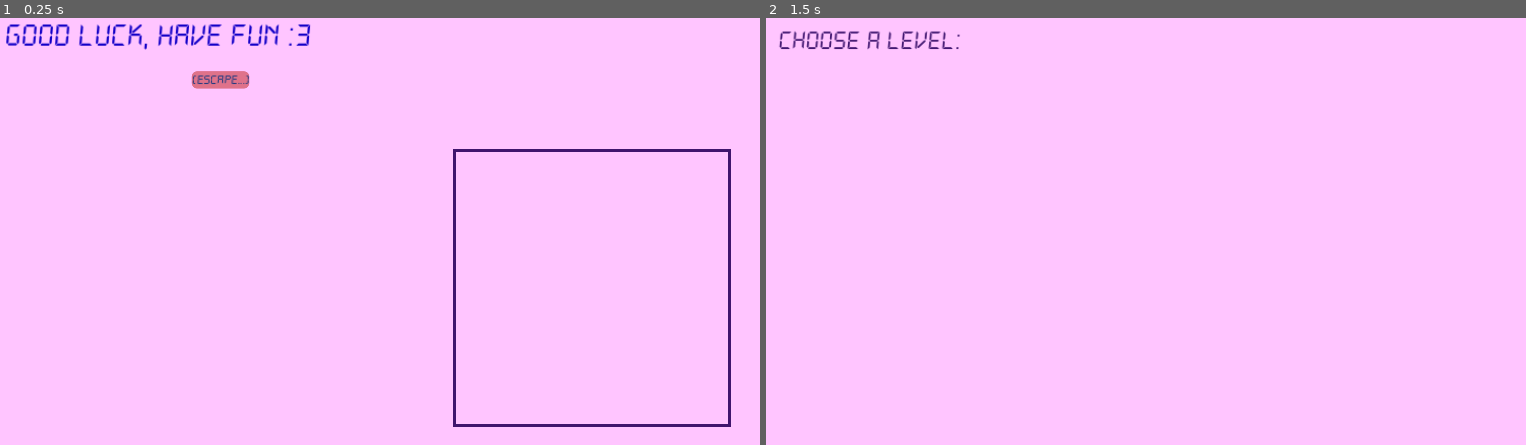
Above: before the commit, frames 1-2 (left to right).
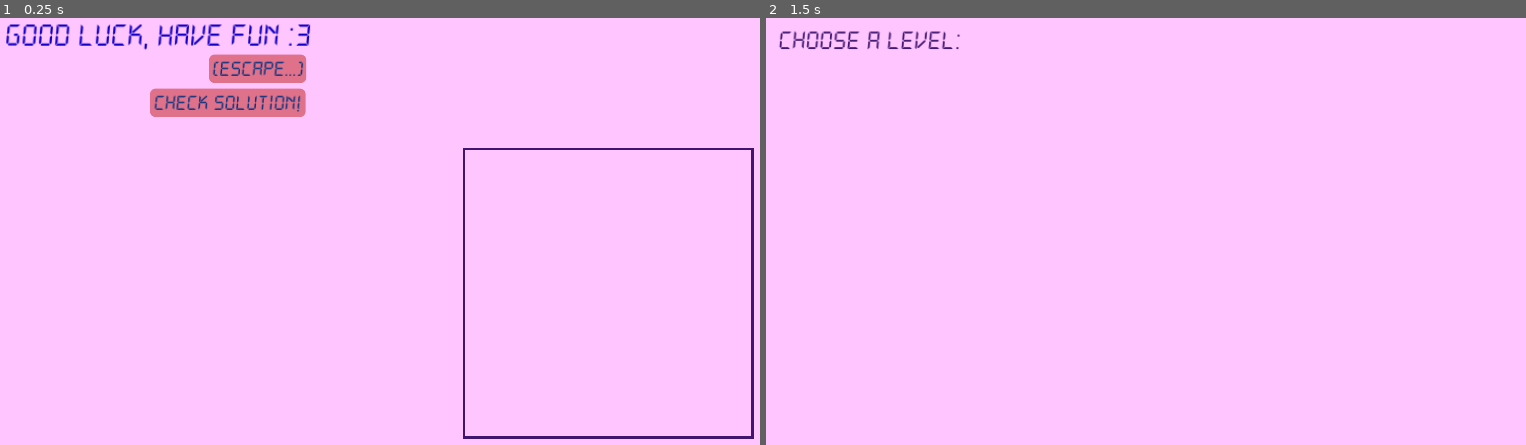
Above: after the commit, the same moments.

Repository: GriffinSpeidel/Nonogram
Game: Godot game, scene res://scenes/main.tscn
Two runs of this game, one before a commit and one after it. Both use one fixed random seed, a clock stepped at 60 frames per second and the inputs below. This scene is started directly instead of the project's main scene.
Inputs (mouse positions are in pixels of both pictures, inside the frame that each line leads up to):
- Up to frame 1 (0.25 s): no input
- Up to frame 2 (1.5 s): click "(escape...)" at 0.5 s; tap Enter at 1.25 s; move the mouse to (1305, 201) at 1.27 s; click (1305, 201) at 1.42 s

The runs differ from the first frame. In frame 1, 4.1% of the frame differs, in the area x 19-100%, y 8-99%; in frame 2, nothing differs.

Commit message:
Created solution checking and popups

Diff:
--- a/scenes/main.gd
+++ b/scenes/main.gd
@@ -6,18 +6,22 @@
 @onready var col_clues := $NonogramBoard/ColumnClueArea/HBoxContainer
 @onready var row_clues := $NonogramBoard/RowClueArea/VBoxContainer
 @onready var back_button := $BackButton
+@onready var check_button := $CheckButton
 @onready var board_panel := $NonogramBoard/Panel
 @onready var aspect := board_panel.get_node("MarginContainer/AspectRatioContainer")
 @onready var TITLE_SCENE := "res://ui/level_select.tscn"
 @onready var grid_container := $NonogramBoard/Panel/MarginContainer/AspectRatioContainer/GridContainer
 
 var cell_scene := preload("res://ui/nonogram_cell.tscn")
+var success_scene := preload("res://ui/success_popup.tscn")
+var failure_scene := preload("res://ui/failure_popup.tscn")
 
 var solution : Array = []  # stores rows as arrays of ints
 var grid_size : int = 0 # assumes square grids
 
 func _ready():
 	back_button.pressed.connect(_on_back_pressed)
+	check_button.pressed.connect(_on_check_pressed)
 
 func _on_back_pressed():
 	get_tree().change_scene_to_file(TITLE_SCENE)
@@ -150,3 +154,27 @@
 	label.clip_text = true
 
 	container.add_child(label)
+
+func _on_check_pressed():
+	# set variables that will track iteration through solution matrix
+	var x = 0
+	var y = 0
+
+	# initialized to true, set to false if a mismatch is found
+	var correct = true
+
+	for cell in grid_container.get_children():
+		if cell is NonogramCell:
+			if solution[y][x] != cell.get_state():
+				correct = false
+				break
+			else:
+				# increment x and y, wrapping around rows if necessary
+				x += 1
+				if x >= grid_size:
+					y += 1
+					x = 0
+
+	var popup = success_scene.instantiate() if correct else failure_scene.instantiate()
+	popup.position = Vector2(57, 217)
+	add_child(popup)
--- a/scenes/main.tscn
+++ b/scenes/main.tscn
@@ -31,10 +31,10 @@
 [node name="NonogramBoard" type="Control" parent="."]
 custom_minimum_size = Vector2(300, 300)
 anchors_preset = 0
-offset_left = 701.0
-offset_top = 216.0
-offset_right = 1101.0
-offset_bottom = 616.0
+offset_left = 715.0
+offset_top = 214.0
+offset_right = 1135.0
+offset_bottom = 634.0
 
 [node name="Panel" type="Panel" parent="NonogramBoard"]
 layout_mode = 1
@@ -73,7 +73,7 @@
 anchors_preset = 0
 offset_left = 4.0
 offset_top = -200.0
-offset_right = 396.0
+offset_right = 416.0
 
 [node name="HBoxContainer" type="HBoxContainer" parent="NonogramBoard/ColumnClueArea"]
 layout_mode = 1
@@ -87,7 +87,7 @@
 anchors_preset = 0
 offset_left = -200.0
 offset_top = 4.0
-offset_bottom = 396.0
+offset_bottom = 416.0
 
 [node name="VBoxContainer" type="VBoxContainer" parent="NonogramBoard/RowClueArea"]
 layout_mode = 1
@@ -99,16 +99,32 @@
 
 [node name="BackButton" type="Button" parent="."]
 layout_mode = 0
-offset_left = 325.0
-offset_top = 104.0
-offset_right = 408.0
-offset_bottom = 129.0
+offset_left = 350.0
+offset_top = 80.0
+offset_right = 490.0
+offset_bottom = 121.0
 theme_override_colors/font_color = Color(0.027451, 0.192157, 0.494118, 1)
 theme_override_colors/font_hover_color = Color(0.397445, 0.659834, 0.864104, 1)
-theme_override_font_sizes/font_size = 20
+theme_override_font_sizes/font_size = 32
 theme_override_styles/normal = ExtResource("2_rc4f1")
 theme_override_styles/hover = ExtResource("2_rc4f1")
 theme_override_styles/pressed = ExtResource("2_rc4f1")
 theme_override_styles/disabled = ExtResource("2_rc4f1")
 theme_override_styles/focus = ExtResource("2_rc4f1")
 text = "(escape...)"
+
+[node name="CheckButton" type="Button" parent="."]
+layout_mode = 0
+offset_left = 265.0
+offset_top = 129.0
+offset_right = 489.0
+offset_bottom = 170.0
+theme_override_colors/font_color = Color(0.027451, 0.192157, 0.494118, 1)
+theme_override_colors/font_hover_color = Color(0.396078, 0.658824, 0.862745, 1)
+theme_override_font_sizes/font_size = 32
+theme_override_styles/normal = ExtResource("2_rc4f1")
+theme_override_styles/hover = ExtResource("2_rc4f1")
+theme_override_styles/pressed = ExtResource("2_rc4f1")
+theme_override_styles/disabled = ExtResource("2_rc4f1")
+theme_override_styles/focus = ExtResource("2_rc4f1")
+text = "Check Solution!"
--- /dev/null
+++ b/ui/failure_popup.tscn
@@ -0,0 +1,54 @@
+[gd_scene load_steps=2 format=3 uid="uid://84ukqmpoighi"]
+
+[ext_resource type="StyleBox" uid="uid://c67gnquugdt44" path="res://start_button.tres" id="1_oj7ky"]
+
+[node name="FailurePopup" type="Control"]
+layout_mode = 3
+anchors_preset = 15
+anchor_right = 1.0
+anchor_bottom = 1.0
+grow_horizontal = 2
+grow_vertical = 2
+
+[node name="ColorRect" type="ColorRect" parent="."]
+layout_mode = 0
+offset_right = 540.0
+offset_bottom = 300.0
+color = Color(1, 0.368964, 0.403827, 1)
+
+[node name="ReferenceRect" type="ReferenceRect" parent="ColorRect"]
+layout_mode = 1
+anchors_preset = 15
+anchor_right = 1.0
+anchor_bottom = 1.0
+grow_horizontal = 2
+grow_vertical = 2
+border_color = Color(0.639407, 0.214999, 0.173872, 1)
+border_width = 6.0
+
+[node name="Label" type="Label" parent="ColorRect"]
+layout_mode = 0
+offset_left = 11.0
+offset_top = 30.0
+offset_right = 526.0
+offset_bottom = 171.0
+theme_override_colors/font_color = Color(0.0514713, 0.311042, 0.256697, 1)
+theme_override_font_sizes/font_size = 68
+text = "You got it wrong, sorry..."
+autowrap_mode = 3
+
+[node name="RetryButton" type="Button" parent="ColorRect"]
+layout_mode = 0
+offset_left = 13.0
+offset_top = 200.0
+offset_right = 288.0
+offset_bottom = 249.0
+theme_override_colors/font_color = Color(0.0625672, 0.197358, 0.338448, 1)
+theme_override_colors/font_hover_color = Color(0.565549, 0.405481, 0.585286, 1)
+theme_override_font_sizes/font_size = 48
+theme_override_styles/normal = ExtResource("1_oj7ky")
+theme_override_styles/hover = ExtResource("1_oj7ky")
+theme_override_styles/pressed = ExtResource("1_oj7ky")
+theme_override_styles/disabled = ExtResource("1_oj7ky")
+theme_override_styles/focus = ExtResource("1_oj7ky")
+text = "Never give up"
--- a/ui/nonogram_cell.gd
+++ b/ui/nonogram_cell.gd
@@ -1,4 +1,4 @@
-extends Control
+class_name NonogramCell extends Control
 
 # States
 enum CellState { EMPTY, FILLED, BLOCKED }
@@ -20,6 +20,12 @@
 func set_state(new_state: CellState) -> void:
 	state = new_state
 	queue_redraw()
+
+func get_state() -> int:
+	if state == CellState.FILLED:
+		return 1
+	else:
+		return 0
 
 func _gui_input(event: InputEvent) -> void:
 	if event is InputEventMouseButton and event.pressed:
--- /dev/null
+++ b/ui/success_popup.tscn
@@ -0,0 +1,54 @@
+[gd_scene load_steps=2 format=3 uid="uid://7gw0qj3nkgvb"]
+
+[ext_resource type="StyleBox" uid="uid://c67gnquugdt44" path="res://start_button.tres" id="1_3d82d"]
+
+[node name="SuccessPopup" type="Control"]
+layout_mode = 3
+anchors_preset = 15
+anchor_right = 1.0
+anchor_bottom = 1.0
+grow_horizontal = 2
+grow_vertical = 2
+
+[node name="ColorRect" type="ColorRect" parent="."]
+layout_mode = 0
+offset_right = 540.0
+offset_bottom = 300.0
+color = Color(0.577047, 0.843598, 0.843128, 1)
+
+[node name="ReferenceRect" type="ReferenceRect" parent="ColorRect"]
+layout_mode = 1
+anchors_preset = 15
+anchor_right = 1.0
+anchor_bottom = 1.0
+grow_horizontal = 2
+grow_vertical = 2
+border_color = Color(0.234092, 0.592126, 0.647643, 1)
+border_width = 6.0
+
+[node name="Label" type="Label" parent="ColorRect"]
+layout_mode = 0
+offset_left = 11.0
+offset_top = 30.0
+offset_right = 523.0
+offset_bottom = 213.0
+theme_override_colors/font_color = Color(0.501048, 0, 0.223375, 1)
+theme_override_font_sizes/font_size = 68
+text = "You got it right, Congratulations!"
+autowrap_mode = 3
+
+[node name="BackButton" type="Button" parent="ColorRect"]
+layout_mode = 0
+offset_left = 13.0
+offset_top = 200.0
+offset_right = 454.0
+offset_bottom = 249.0
+theme_override_colors/font_color = Color(0.0625672, 0.197358, 0.338448, 1)
+theme_override_colors/font_hover_color = Color(0.565549, 0.405481, 0.585286, 1)
+theme_override_font_sizes/font_size = 48
+theme_override_styles/normal = ExtResource("1_3d82d")
+theme_override_styles/hover = ExtResource("1_3d82d")
+theme_override_styles/pressed = ExtResource("1_3d82d")
+theme_override_styles/disabled = ExtResource("1_3d82d")
+theme_override_styles/focus = ExtResource("1_3d82d")
+text = "Back to Level Select"
Not shown, changed: boards/smile.non
